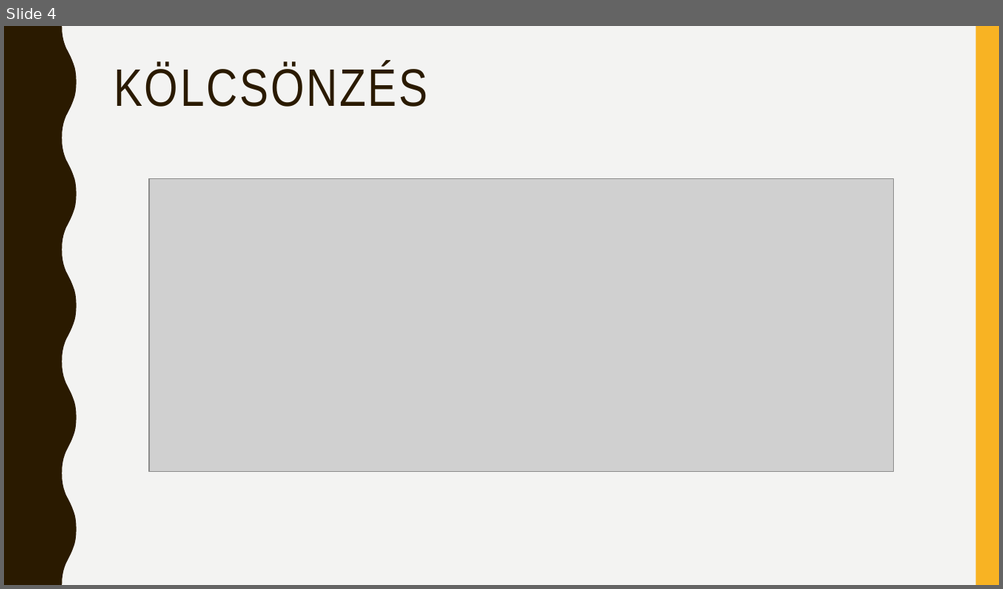
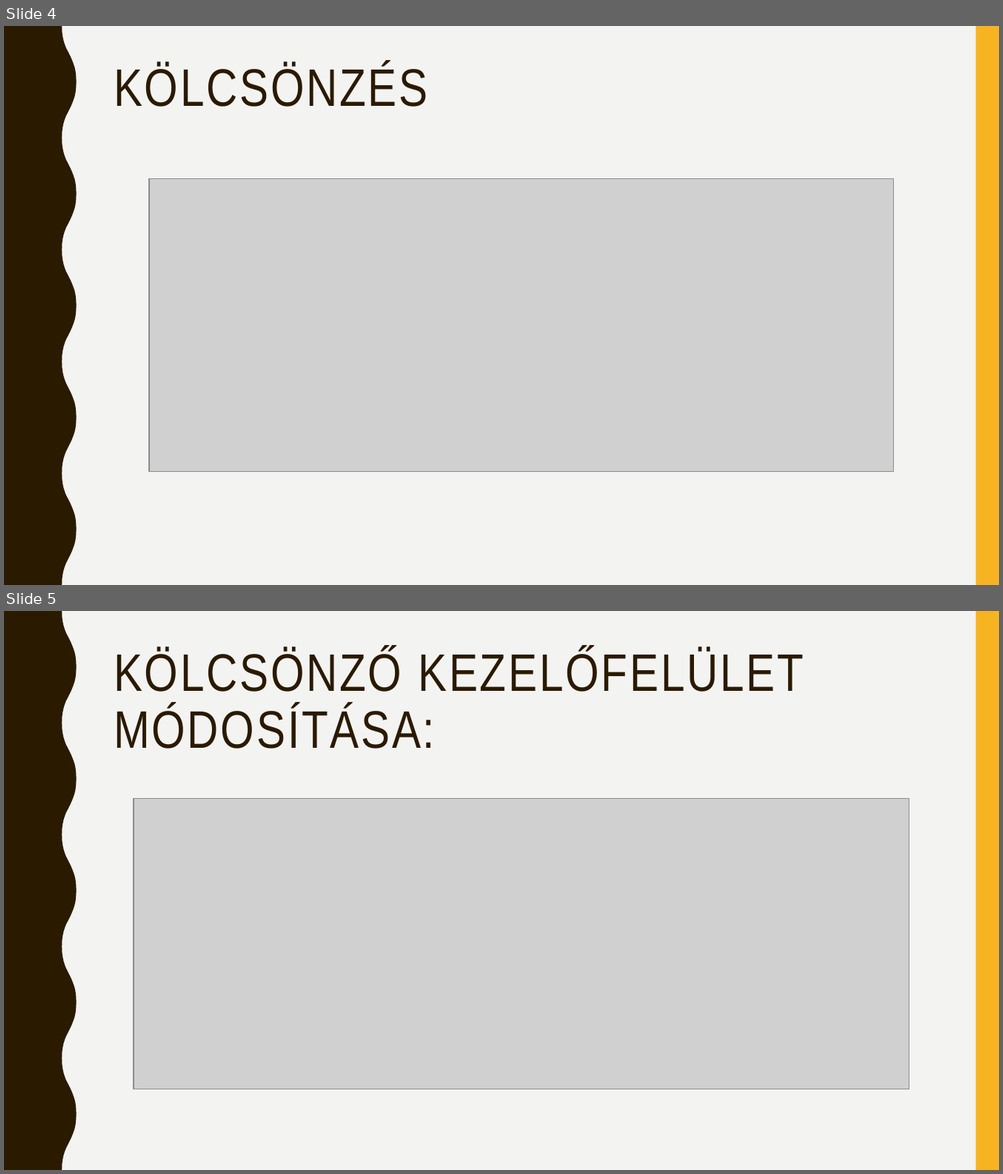
Before and after one commit to XxZarahxX/halloween-costumes, a slide deck: HalloweenLeltár.pptx. Shown one above the other, each under a label of ours: slide 4 before the commit, slides 4 and 5 after it. The pictures are 1003x589 and 1003x1174 pixels, drawn with LibreOffice and Linux fonts; fonts in the diff are those of the drawing; grey boxes stand for pictures. Boxes give left, top, right and bottom in pixels: in the first picture for what was removed or moved away, otherwise in the second. Text is boxed around its words. In the diff, an @@ line names an element or a change of style, - is before the commit and + after.

```diff
--- a/HalloweenLeltár.pptx
+++ b/HalloweenLeltár.pptx
@@ slide 5 added at [4,611,999,1170], background #F3F3F2; not listed: 2 template elements that a slide beside it also shows @@
@@ title added at [114,649,803,749], 51 pt, text #2A1A00 @@
+KÖLCSÖNZŐ KEZELŐFELÜLET
+MÓDOSÍTÁSA:
@@ picture added at [134,798,910,1090] @@
```
